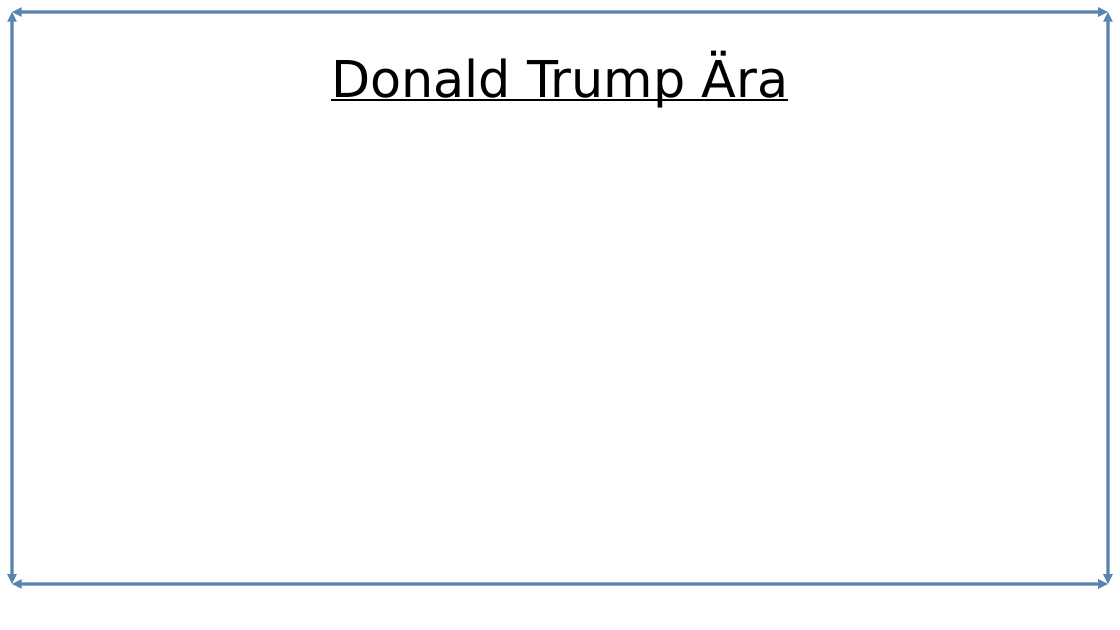
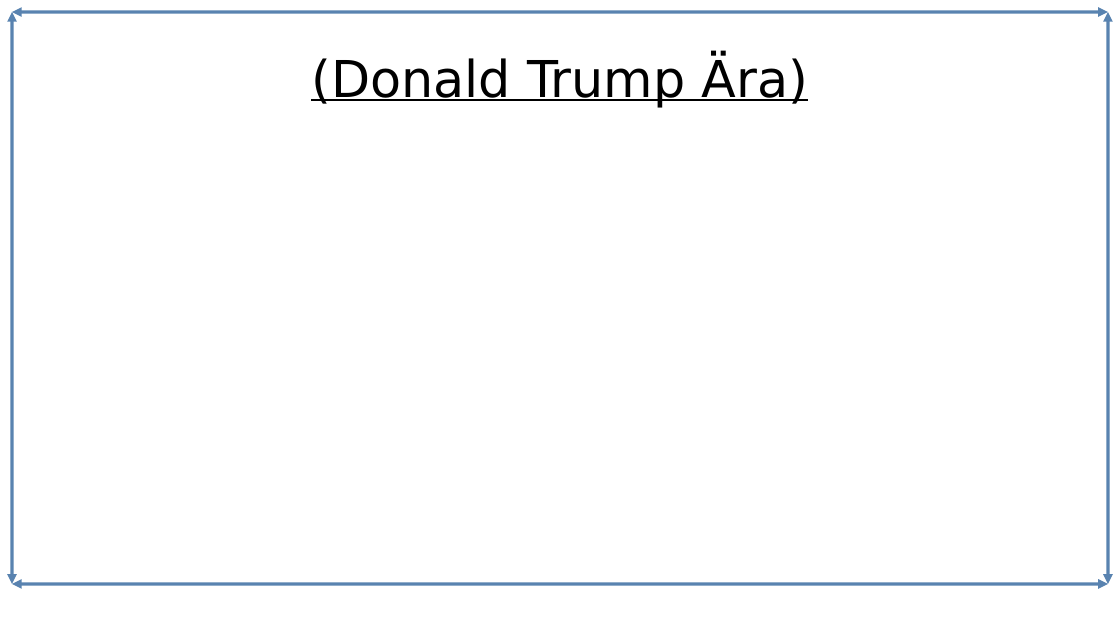
Before and after one commit to Lacrimus/Referat-Geschichte-USA-die-einzig-verbleibende-Weltmacht-, a slide deck: slide 10 of USA-die-einzig-verbleibende-Weltmacht.odp (slide 8 before the commit). Drawn at 1120x630 pixels with LibreOffice and Linux fonts; fonts in the diff are those of the drawing. Boxes give left, top, right and bottom in pixels: in the first picture for what was removed or moved away, otherwise in the second. Text is boxed around its words. In the diff, an @@ line names an element or a change of style, - is before the commit and + after.

```diff
--- a/USA-die-einzig-verbleibende-Weltmacht.odp
+++ b/USA-die-einzig-verbleibende-Weltmacht.odp
@@ title at [311,58,808,108]: text changed @@
-Donald Trump Ära
+(Donald Trump Ära)
```
Also in this commit, not shown: 5 other slides changed, 3 slides added, 1 slide removed, 1 other file.
